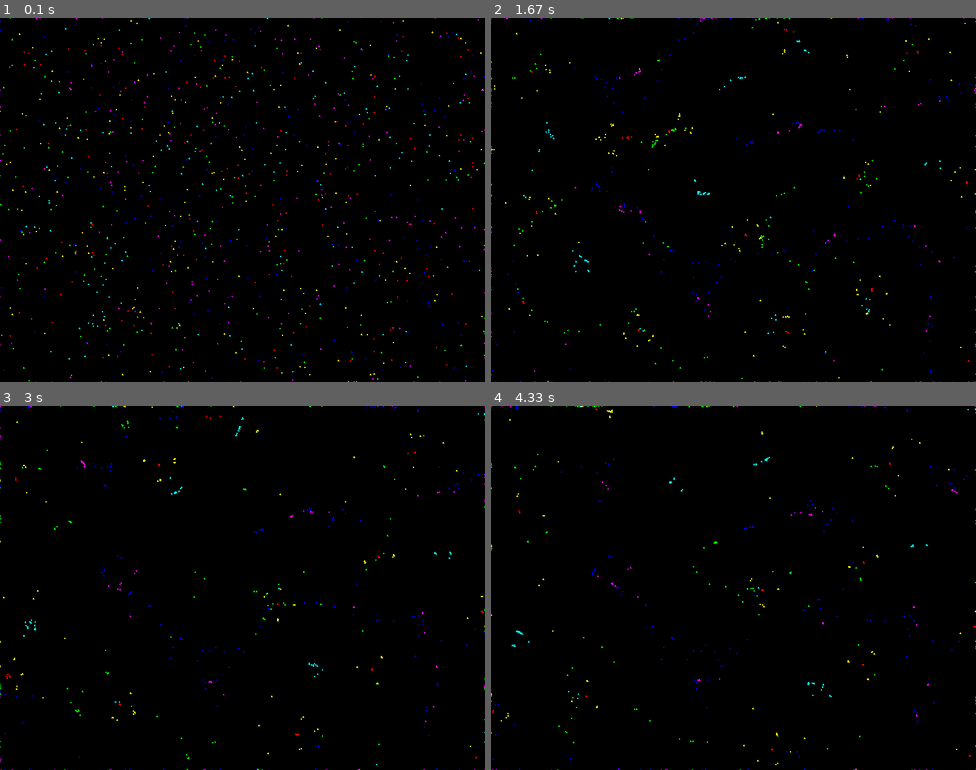
Above: before the commit, frames 1-4 (two rows, left to right).
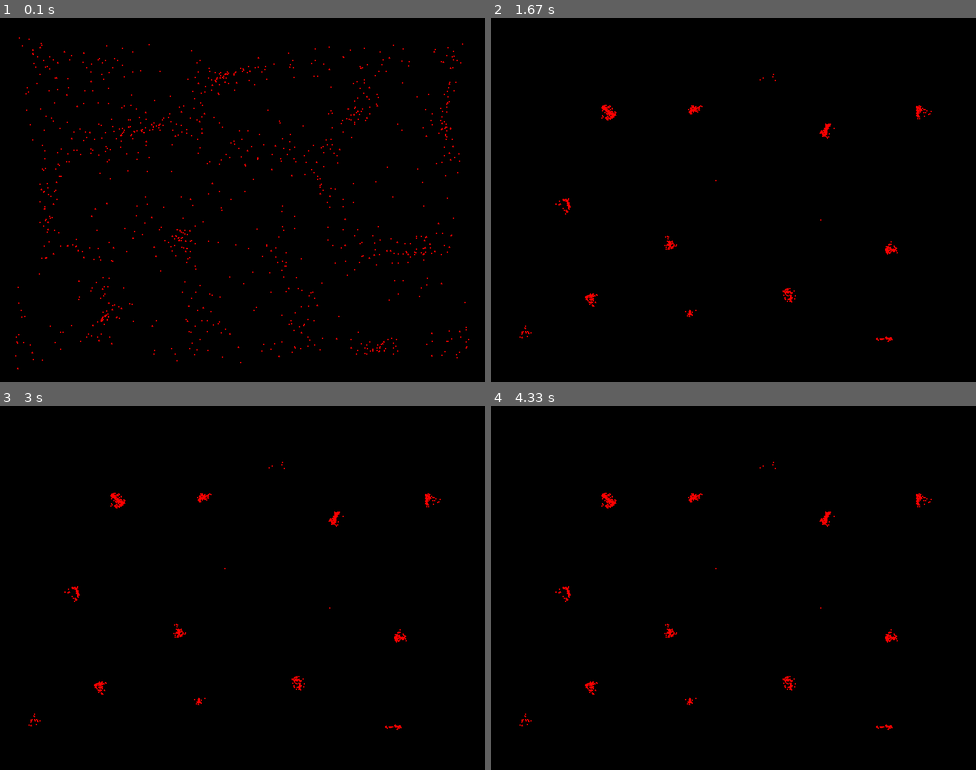
Above: after the commit, the same moments.

Repository: not-ETHICAL-HACKER/Python-Projects
Game: pygame game, started from main/math/particle_life_pygame.py
Same seed, same stepped clock (60 frames per second), same inputs: the game is played once before the commit and once after it.
Inputs:
- Up to frame 1 (0.1 s): no input
- Up to frame 2 (1.67 s): no input
- Up to frame 3 (3 s): no input
- Up to frame 4 (4.33 s): tap Enter at 3.33, 3.67, 4 s

The runs differ from the first frame. In frame 1, 1.8% of the frame differs, in the area x 0-100%, y 0-100%; in frame 2, 1.0%; in frame 3, 0.9%; in frame 4, 0.8%.

Commit message:
Use isinstance for prob checks; slice t_colors
Replace incorrect hasattr checks with isinstance(...) to correctly detect list/tuple/dict inputs in fix_probs, making probability handling more robust and less error-prone. Also limit t_colors to n_c by slicing the list so the available colors match the configured number of color categories.

Diff:
--- a/main/math/particle_life_pygame.py
+++ b/main/math/particle_life_pygame.py
@@ -98,7 +98,7 @@
                 self.vy *= -1
 
 def fix_probs(prob, n, max_len):
-    if hasattr(prob, 'list') or hasattr(prob, 'tuple'):
+    if isinstance(prob, (list, tuple)):
         if not prob:
             prob = [random.random() for _ in range(n)]
 
@@ -106,7 +106,7 @@
         prob.extend([0] * (max_len - len(prob)))
 
         return [p/sum(prob) for p in prob]
-    if hasattr(prob, 'dict'):
+    if isinstance(prob, dict):
         keys = list(prob.keys())[:max_len]
         values = list(prob.values())[:max_len]
         total = sum(values)
@@ -133,7 +133,7 @@
 n_c = 1
 n_s = 1
 particles: list[Particle] = []
-t_colors = ['red', 'green', 'blue', 'yellow', 'cyan', 'magenta']
+t_colors = ['red', 'green', 'blue', 'yellow', 'cyan', 'magenta'][:n_c]
 prob_func = [random.random() for _ in range(len(funcs))]
 t_shapes = ['circle', 'square', 'triangle']
 prob_color = [random.random() for _ in range(len(t_colors))]
